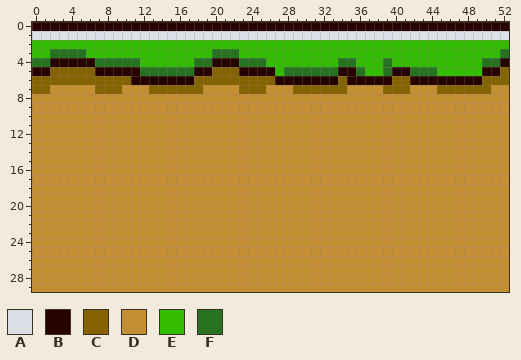
Two versions of one pixel-art sprite, images/ground.png. This is how it looked before the edit.
The file is 53x30 pixels. Colours within 5 levels of each other are drawn and written as one.
Palette (. is transparent): A #dce0e6  B #270300  C #856300  D #c38f32  E #33bb00  F #277220
Once edited:
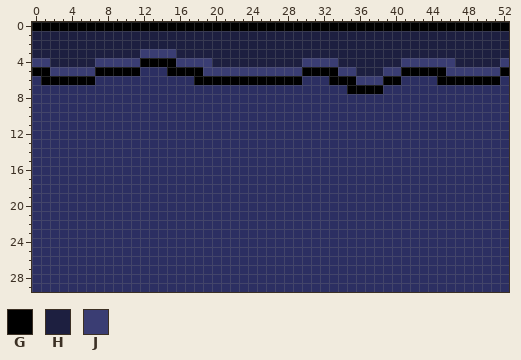
Colours new in this view: G #000000  H #1d1f40  J #3a3d73
What changed:
@@ palette @@
-D #c38f32
+D #2c2f62
@@ x 0..52 @@
- 0 BBBBBBBBBBBBBBBBBBBBBBBBBBBBBBBBBBBBBBBBBBBBBBBBBBBBB
- 1 AAAAAAAAAAAAAAAAAAAAAAAAAAAAAAAAAAAAAAAAAAAAAAAAAAAAA
- 2 EEEEEEEEEEEEEEEEEEEEEEEEEEEEEEEEEEEEEEEEEEEEEEEEEEEEE
- 3 EEFFFFEEEEEEEEEEEEEEFFFEEEEEEEEEEEEEEEEEEEEEEEEEEEEEF
- 4 FFBBBBBFFFFFEEEEEEFFBBBFFFEEEEEEEEFFEEEFEEEEEEEEEEFFB
- 5 BBCCCCCBBBBBFFFFFFBBCCCBBBBEFFFFFFBBFEEFBBFFFEEEEEBBC
- 6 CCCCCCCCCCCBBBBBBBCCCCCCCCCBBBBBBBCBBBBBCCBBBBBBBBCCC
- 7 CCDDDDDCCCDDDCCCCCCDDDDCCCDDDCCCCCCDDDDCCCDDDCCCCCCDD
+ 0 GGGGGGGGGGGGGGGGGGGGGGGGGGGGGGGGGGGGGGGGGGGGGGGGGGGGG
+ 1 HHHHHHHHHHHHHHHHHHHHHHHHHHHHHHHHHHHHHHHHHHHHHHHHHHHHH
+ 2 HHHHHHHHHHHHHHHHHHHHHHHHHHHHHHHHHHHHHHHHHHHHHHHHHHHHH
+ 3 HHHHHHHHHHHHJJJJHHHHHHHHHHHHHHHHHHHHHHHHHHHHHHHHHHHHH
+ 4 JJHHHHHJJJJJGGGGJJJJHHHHHHHHHHJJJJHHHHHHHJJJJJJHHHHHJ
+ 5 GGJJJJJGGGGGDDDGGGGJJJJJJJJJJJGGGGJJHHHJJGGGGGJJJJJJG
+ 6 DGGGGGGDDDDDDDDDDDGGGGGGGGGGGGDDDGGGJJJGGDDDDGGGGGGGD
+ 7 DDDDDDDDDDDDDDDDDDDDDDDDDDDDDDDDDDDGGGGDDDDDDDDDDDDDD
  8 DDDDDDDDDDDDDDDDDDDDDDDDDDDDDDDDDDDDDDDDDDDDDDDDDDDDD
Boxes around the changes in both pictures, in picture pixels (x1, y1, x2, y2):
changed: (32, 22, 509, 292)
